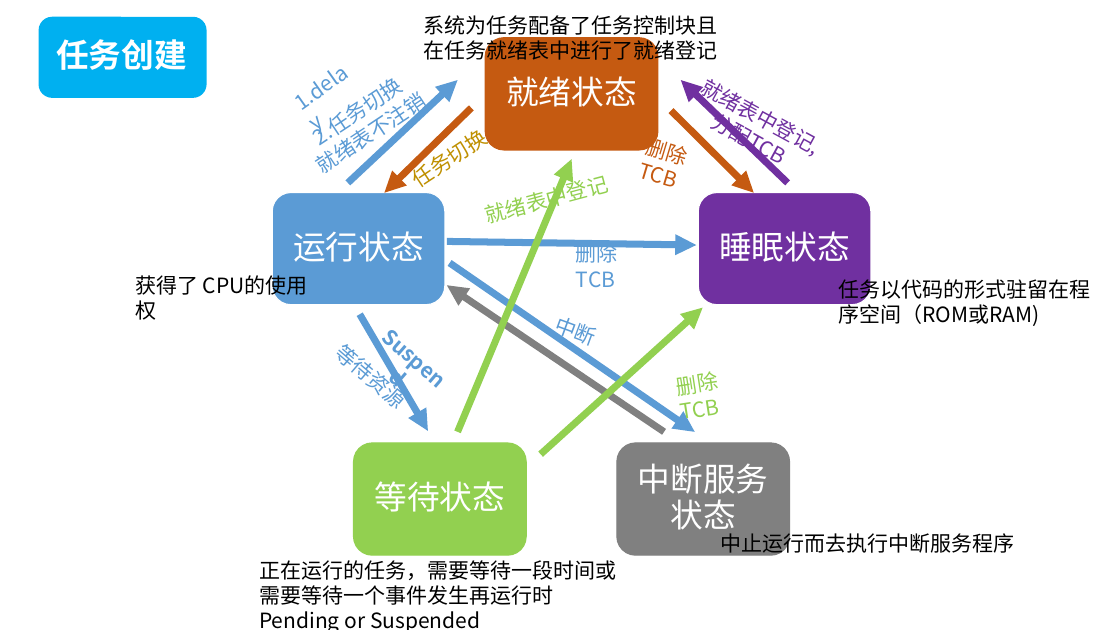
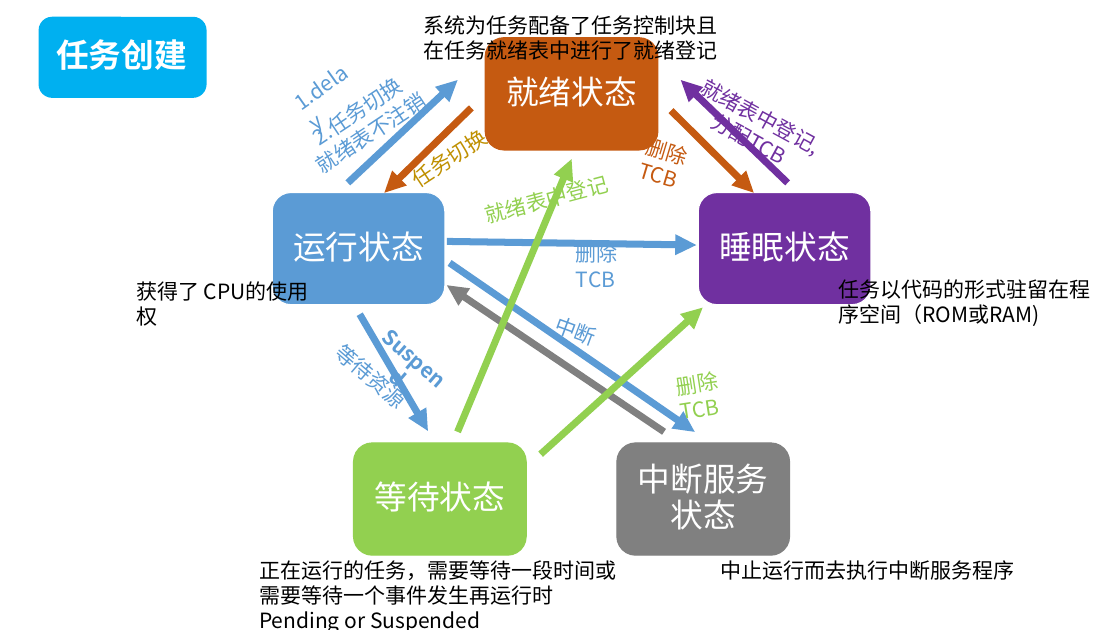
Before and after one commit to linghuix/UcosII-embedded-system, a slide deck: slide 6 of image/1.UCOS分析与深入解读.pptx. Drawn at 1120x630 pixels with LibreOffice and Linux fonts; fonts in the diff are those of the drawing. Boxes give left, top, right and bottom in pixels: in the first picture for what was removed or moved away, otherwise in the second. Text is boxed around its words. In the diff, an @@ line names an element or a change of style, - is before the commit and + after.

```diff
--- a/image/1.UCOS分析与深入解读.pptx
+++ b/image/1.UCOS分析与深入解读.pptx
@@ text "获得了 CPU的使用权": place and size @@
-text "获得了 CPU的使用权" at <box>135,275,198,295</box>
+text "获得了 CPU的使用权" at <box>136,281,199,301</box>
@@ text "中止运行而去执行中断服务程序" rewrapped from <box>721,530,1015,556</box> to <box>721,560,1015,580</box> @@
```
Also in this commit, not shown: 4 other slides changed, 2 slides added, 4 other files.
